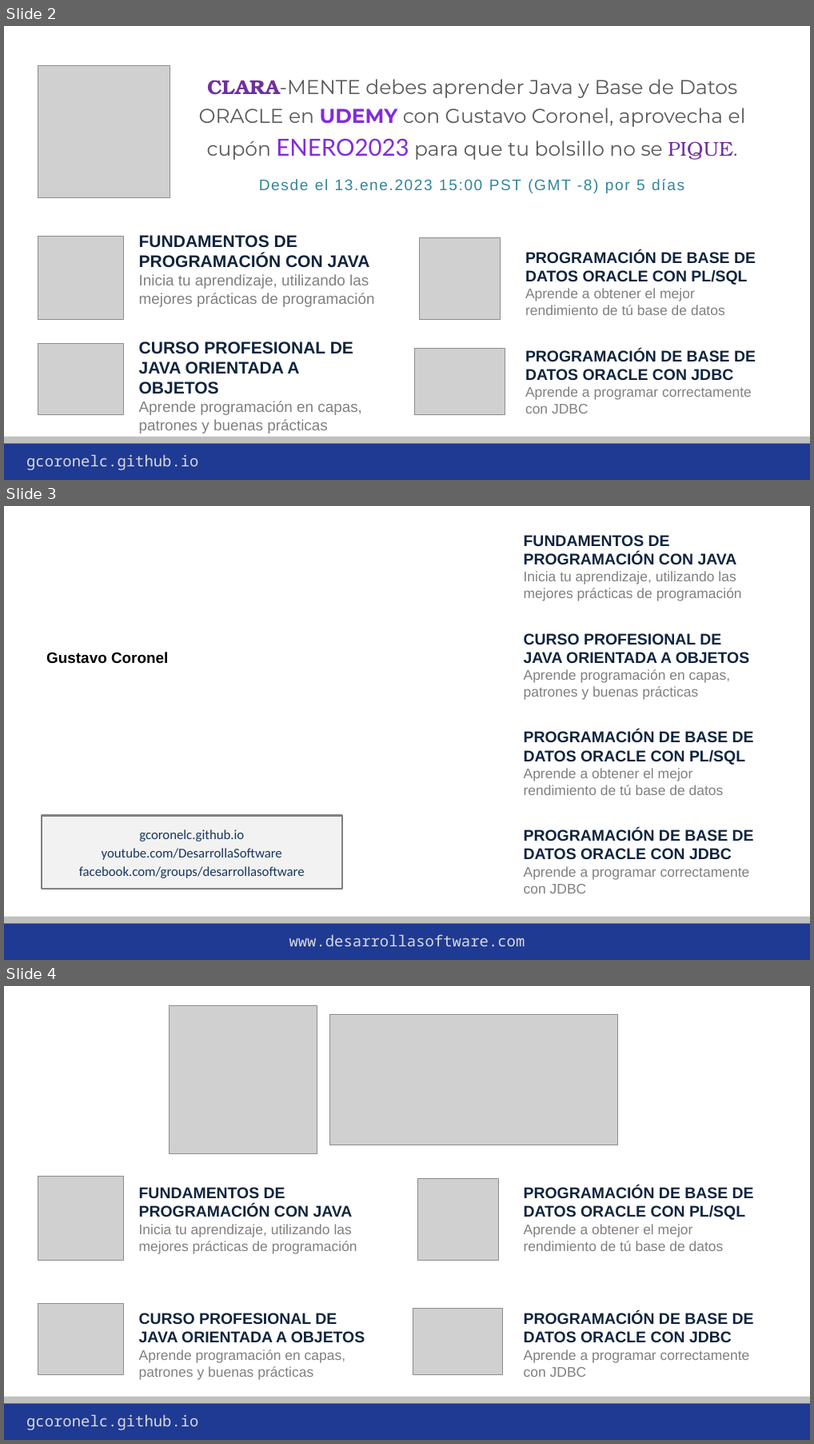
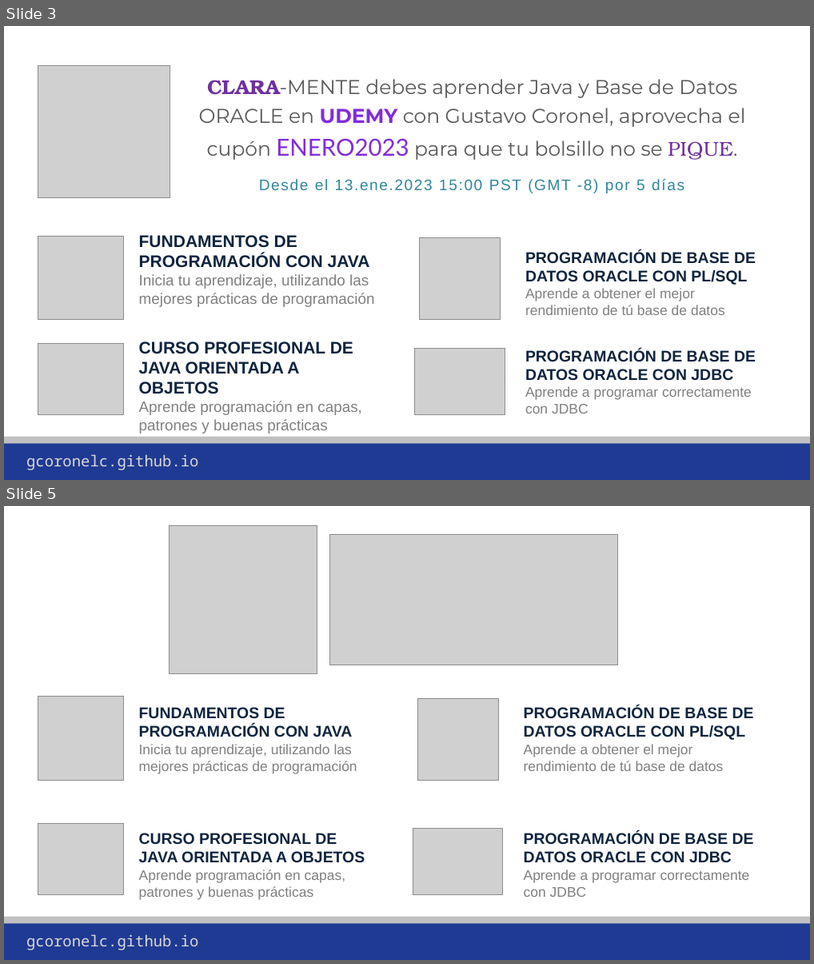
Before and after one commit to gcoronelc/gcoronelc.github.io, a slide deck: img/Publicidad.pptx. Shown one above the other, each under a label of ours: slides 2, 3 and 4 before the commit, slides 3 and 5 after it; the slides between them are not shown. The pictures are 814x1444 and 814x964 pixels, drawn with LibreOffice and Linux fonts; fonts in the diff are those of the drawing; grey boxes stand for pictures; background and template pictures are left out. Boxes give left, top, right and bottom in pixels: in the first picture for what was removed or moved away, otherwise in the second. Text is boxed around its words. In the diff, an @@ line names an element or a change of style, - is before the commit and + after.

```diff
--- a/img/Publicidad.pptx
+++ b/img/Publicidad.pptx
@@ slide 3 removed at (4,506,810,960), background #FFFFFF; not listed: 2 template elements that a slide beside it also shows @@
@@ text removed at (524,535,754,893) @@
-FUNDAMENTOS DE PROGRAMACIÓN CON JAVA
-Inicia tu aprendizaje, utilizando las mejores prácticas de programación
-CURSO PROFESIONAL DE
-JAVA ORIENTADA A OBJETOS
-Aprende programación en capas, patrones y buenas prácticas
-PROGRAMACIÓN DE BASE DE DATOS ORACLE CON PL/SQL
-Aprende a obtener el mejor rendimiento de tú base de datos
-PROGRAMACIÓN DE BASE DE DATOS ORACLE CON JDBC
-Aprende a programar correctamente con JDBC
@@ text removed at (46,652,168,664) @@
-Gustavo Coronel
@@ rectangle removed at (42,815,342,888) @@
-gcoronelc.github.io
-youtube.com/DesarrollaSoftware
-facebook.com/groups/desarrollasoftware
@@ text removed at (290,934,526,946) @@
-www.desarrollasoftware.com
@@ what was slide 2 is now slide 3 @@
@@ what was slide 4 is now slide 5 @@
```
Also in this commit, not shown: 2 slides added, 2 other files.
